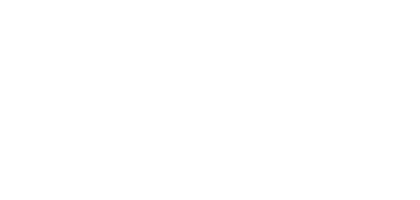
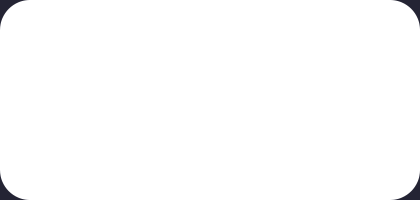
Layer changes from the first w=420, h=200 image to the second:
added layer "DO NOT EXPORT" in group "Rajztábla 1" over [0, 0, 420, 200]
